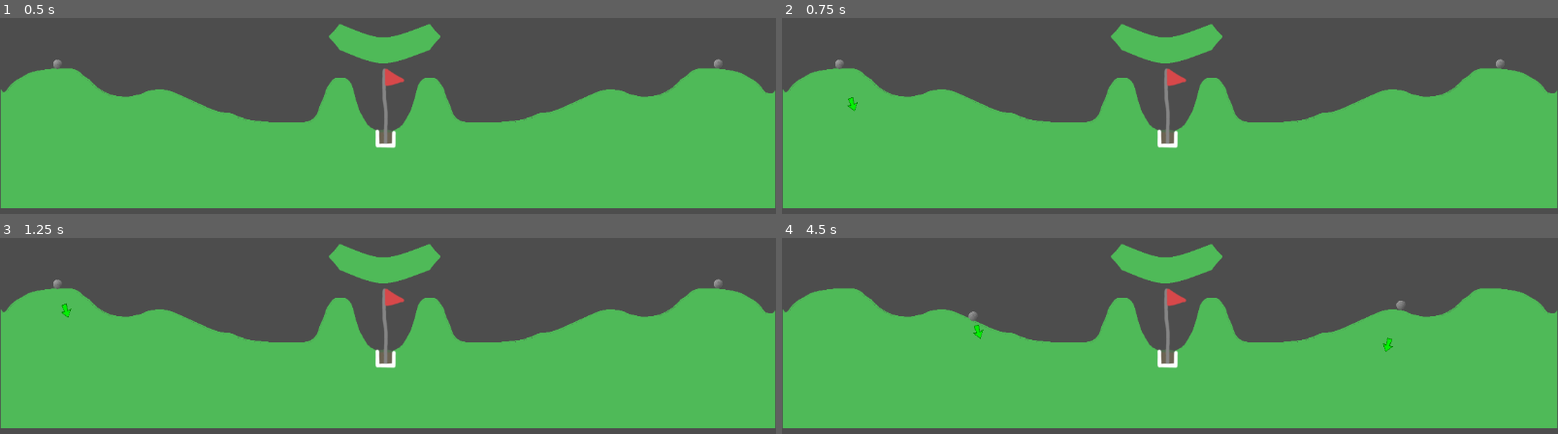
Above: before the commit, frames 1-4 (two rows, left to right).
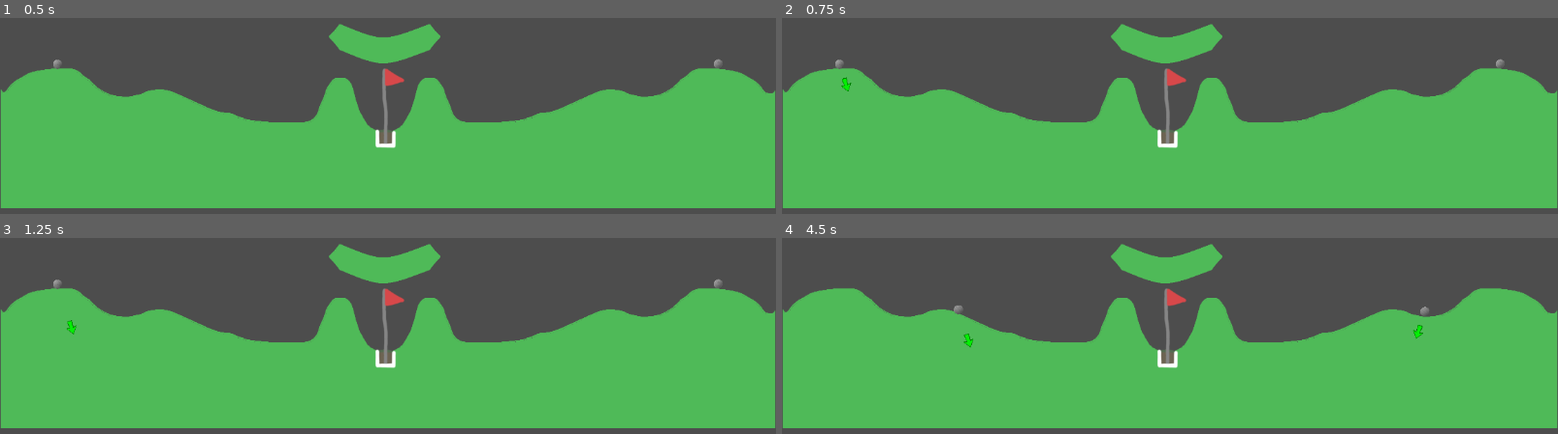
Above: after the commit, the same moments.

Repository: RuadhanKM/golf-game-demo
Game: Godot game, scene res://Scenes/game.tscn
The game is run twice, just before and just after one commit, with the same random seed, the same clock (stepped at 60 frames per second) and the same inputs.
Inputs:
- Up to frame 1 (0.5 s): no input
- Up to frame 2 (0.75 s): tap Enter at 0.5 s; tap W (P1_Swing) at 0.6 s
- Up to frame 3 (1.25 s): no input
- Up to frame 4 (4.5 s): tap Up (P2_Swing) at 1.35, 2.85, 4.35 s; tap W (P1_Swing) at 2.1, 3.6 s

Frame 1 is identical in both runs. In frame 2, 0.1% of the frame differs, in the area x 7-10%, y 30-48%; in frame 3, 0.1%; in frame 4, 0.4%, in the area x 22-84%, y 32-59%.
Error before the commit: Invalid operands 'int' and 'Dictionary' in operator '+'. (res://Scripts/items.gd:95)

Commit message:
add stuff

Diff:
--- a/Scripts/arrow.gd
+++ b/Scripts/arrow.gd
@@ -26,7 +26,7 @@
 			orbiting = true
 			visible = true
 			cur_orbit = -PI/2
-			cur_force = 2.5
+			cur_force = 1
 	if event.is_action_released(keybind):
 		if forcing:
 			emit_signal("golf_swing", cur_orbit, cur_force)
@@ -50,7 +50,7 @@
 	if orbiting:
 		cur_orbit += (-delta if p1 else delta) * PI * 1.5
 	if forcing:
-		cur_force = sin((Time.get_ticks_msec() - time_at_start_forcing)*0.005 + PI/6)+2
+		cur_force = sin((Time.get_ticks_msec() - time_at_start_forcing)*0.005 - PI/3)+2
 
 	var vis_orbit = cur_orbit - parent_rot
 
--- a/Scripts/items.gd
+++ b/Scripts/items.gd
@@ -11,20 +11,20 @@
 }
 
 var rarity_prob = {
-	RARITIES.COMMON: {"prob": 800, "bbcode": "Common"},
-	RARITIES.RARE: {"prob": 800, "bbcode": "Common"},
-	RARITIES.EPIC: {"prob": 800, "bbcode": "Common"},
-	RARITIES.LEGENDARY: {"prob": 800, "bbcode": "Common"},
+	RARITIES.COMMON: {"prob": 2000, "bbcode": "Common"},
+	RARITIES.RARE: {"prob": 1600, "bbcode": "Rare"},
+	RARITIES.EPIC: {"prob": 1000, "bbcode": "Epic"},
+	RARITIES.LEGENDARY: {"prob": 300, "bbcode": "Legendary"},
 
-	RARITIES.EXOTIC: {"prob": 800, "bbcode": "Common"},
-	RARITIES.SECRET: {"prob": 800, "bbcode": "Common"}
+	RARITIES.EXOTIC: {"prob": 10, "bbcode": "Exotic"},
+	RARITIES.SECRET: {"prob": 1, "bbcode": "Secret"}
 }
 
 func get_rarity(rarity: int):
 	for i in rarity_prob:
-		if rarity < rarity_prob[i]:
+		if rarity <= rarity_prob[i].prob:
 			return i
-		rarity -= rarity_prob[i]
+		rarity -= rarity_prob[i].prob
 	assert(false)
 
 var rarity_total = 0
@@ -92,4 +92,4 @@
 
 func _ready() -> void:
 	for i in rarity_prob:
-		rarity_total += rarity_prob[i]
+		rarity_total += rarity_prob[i].prob
--- a/Scripts/ui_manager.gd
+++ b/Scripts/ui_manager.gd
@@ -9,8 +9,22 @@
 var selected_card = 1
 var player_choosing: GameManager.PLAYER_TYPES = GameManager.PLAYER_TYPES.PLAYER1
 
+func test_rarity_pulls():
+	var rarities = {}
+
+	for i in Items.rarity_prob:
+		rarities[i] = 0
+
+	for i in range(5000):
+		rarities[Items.get_rarity(randi_range(0, Items.rarity_total))] += 1
+
+	for i in rarities:
+		print("%s: %d" % [Items.rarity_prob[i].bbcode, rarities[i]])
+
 func _ready() -> void:
 	GameManager.ui_control = self
+
+	test_rarity_pulls()
 
 	visible = false
 	connect("begin_card_pick", on_begin_card_pick)
@@ -39,8 +53,6 @@
 	for i in range(max_cards):
 		var rarity = Items.get_rarity(randi_range(0, Items.rarity_total))
 
-		print(rarity)
-
 		var card: RichTextLabel = get_child(i).get_child(0)
 
-		card.text = "{name}\n{desc}\n{rarity}"
+		card.text = "{name}\n{desc}\n{rarity}".format({"rarity": Items.rarity_prob[i].bbcode})
